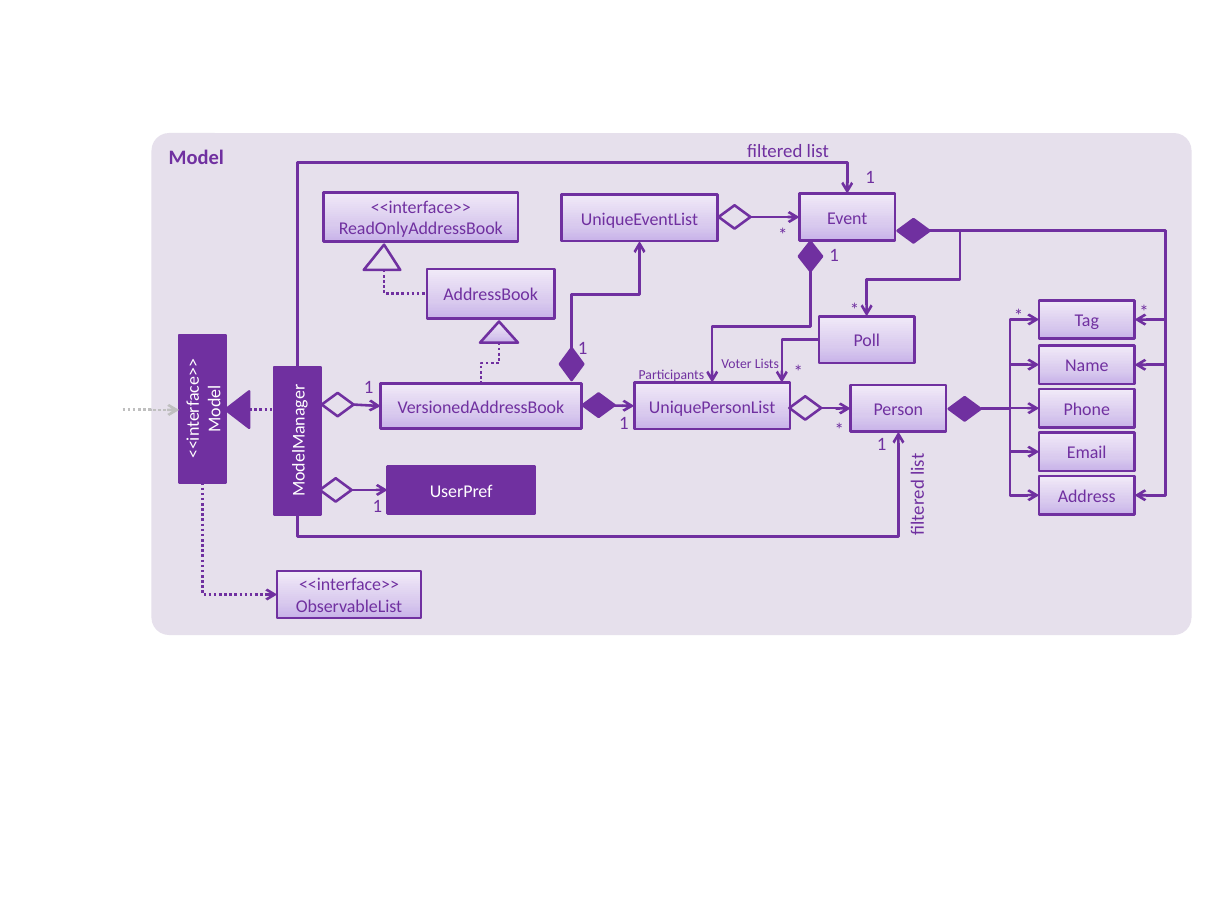
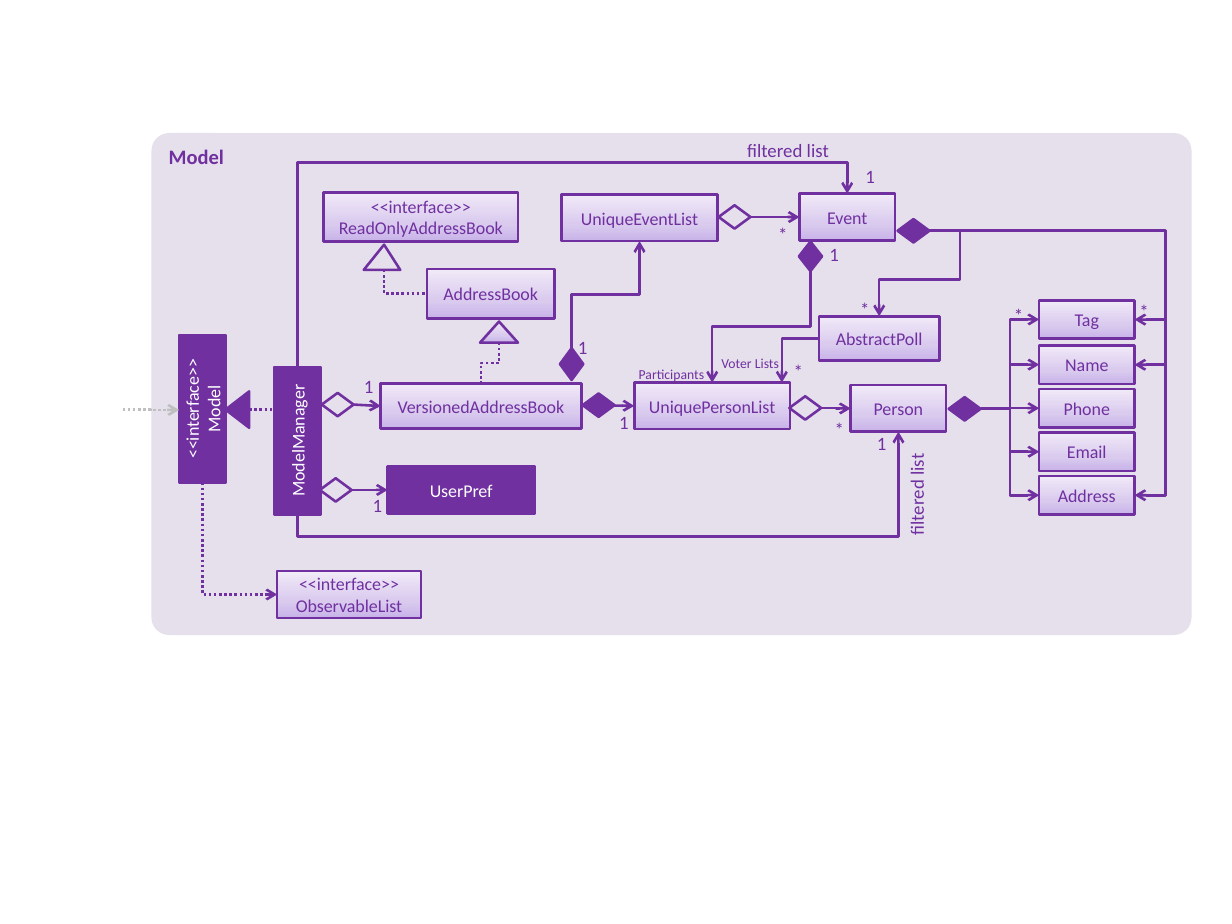
Before and after one commit to nus-cs2103-AY1819S1/addressbook-level4, a slide deck: slide 1 of docs/diagrams/ModelComponentClassDiagram.pptx. Drawn at 1232x924 pixels with LibreOffice and Linux fonts; fonts in the diff are those of the drawing. Boxes give left, top, right and bottom in pixels: in the first picture for what was removed or moved away, otherwise in the second. Text is boxed around its words. In the diff, an @@ line names an element or a change of style, - is before the commit and + after.

Commit message:
add poll class diagram to dev guide

```diff
--- a/docs/diagrams/ModelComponentClassDiagram.pptx
+++ b/docs/diagrams/ModelComponentClassDiagram.pptx
@@ elbow arrow moved from (929, 230) - (867, 317) to (929, 230) - (880, 317) @@
@@ text "*": place and size @@
-text "*" at [841,298,867,323]
+text "*" at [853,298,878,323]
@@ rectangle "AbstractPoll": place and size @@
-rectangle "AbstractPoll" at [819,317,914,363]
+rectangle "AbstractPoll" at [819,317,940,361]
@@ elbow arrow (819, 339) - (782, 383): route changed @@
@@ text in rectangle at [836,332,923,345]: text changed @@
-Poll
+AbstractPoll
```
Also in this commit, not shown: 5 other files.
